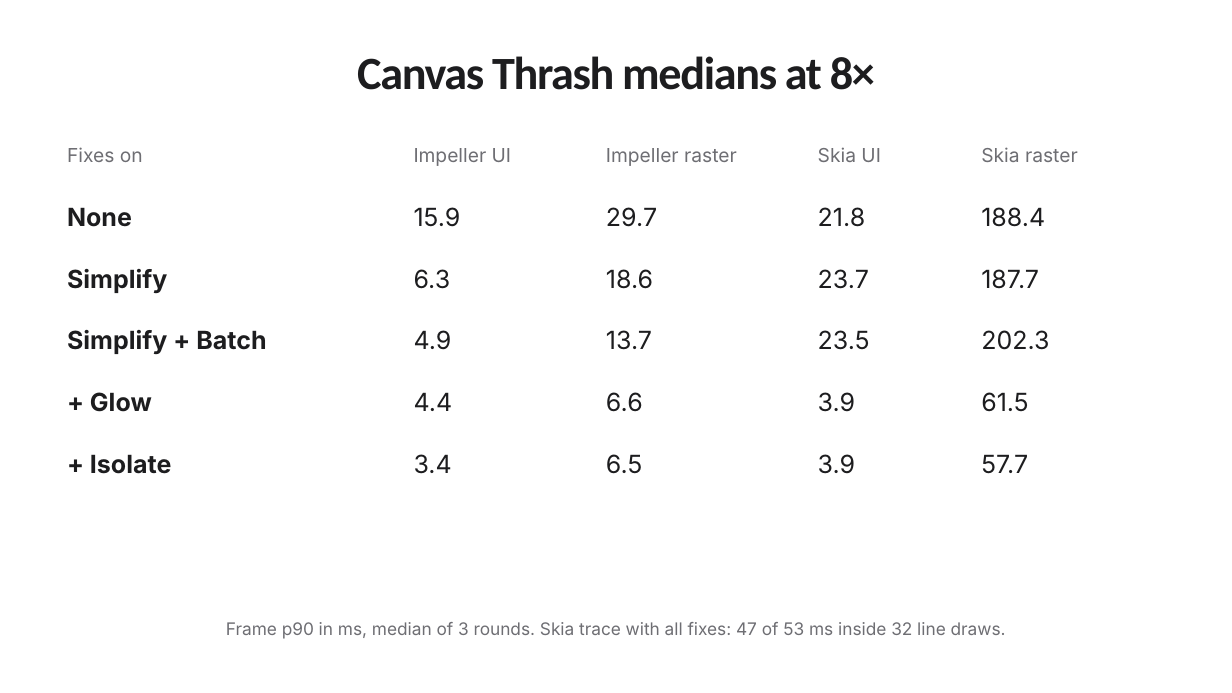
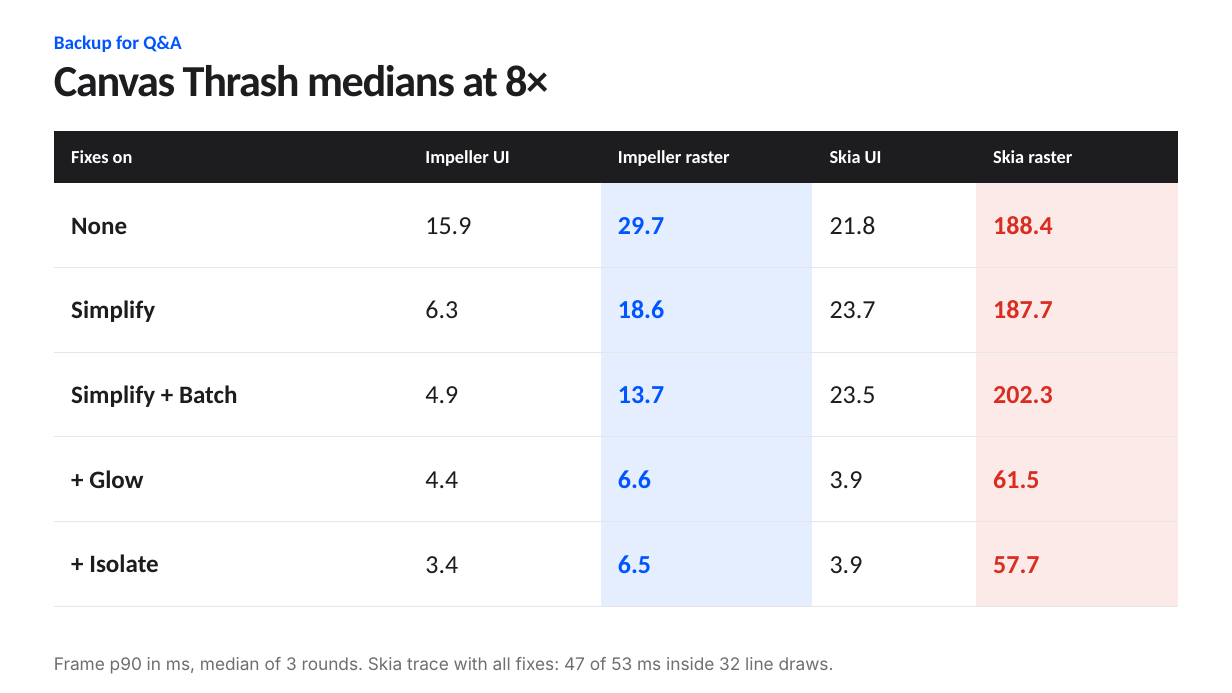
Before and after one commit to cm-collins/fluttercon-demo-app, a slide deck: slide 34 of docs/talk/slides/beyond-skia.pptx (slide 50 before the commit). Drawn at 1232x693 pixels with LibreOffice and Linux fonts; fonts in the diff are those of the drawing; background and template pictures are left out. Boxes give left, top, right and bottom in pixels: in the first picture for what was removed or moved away, otherwise in the second. Text is boxed around its words. In the diff, an @@ line names an element or a change of style, - is before the commit and + after.

```diff
--- a/docs/talk/slides/beyond-skia.pptx
+++ b/docs/talk/slides/beyond-skia.pptx
@@ title "Canvas Thrash medians at 8×": place and size @@
-title "Canvas Thrash medians at 8×" at <box>357,56,875,90</box>
+title "Canvas Thrash medians at 8×" at <box>54,65,548,97</box>
@@ title "Canvas Thrash medians at 8×" at <box>54,65,548,97</box>: size 36 to 34.5 pt, letter spacing -1.1 to -1 pt; alignment centre to left; line spacing 1.02 to 0.96 @@
@@ text added at <box>54,35,181,52</box>, 15 pt, text #0055FF, bold @@
+Backup for Q&A
@@ table at <box>54,131,1177,607</box> @@
@@ fill none to #1D1D1F in row 1 @@
@@ fill none to #E6EEFF in 5 cells @@
@@ fill none to #FCEAE8 in 5 cells @@
@@ size 15 to 14.2 pt, text colour #6E6E73 to #FFFFFF in "Fixes on", "Impeller UI", "Impeller raster", "Skia UI" and 1 more places @@
@@ font Inter to Calibri @@
@@ bold on in "Fixes on", "Impeller UI", "Impeller raster", "Skia UI" and 11 more places @@
@@ size 19.5 to 20.2 pt in "15.9", "29.7", "21.8", "188.4" and 16 more places @@
@@ text colour #1D1D1F to #0055FF in "29.7", "18.6", "13.7", "6.6" and 1 more places @@
@@ text colour #1D1D1F to #D92D20 in "188.4", "187.7", "202.3", "61.5" and 1 more places @@
@@ line spacing 1 to 0.96 @@
@@ borders changed @@
@@ table: place and size @@
-table at <box>57,125,1174,494</box>
+table at <box>54,131,1177,607</box>
@@ text "Frame p90 in ms, median ...": place and size @@
-text "Frame p90 in ms, median ..." at <box>226,622,1006,639</box>
+text "Frame p90 in ms, median ..." at <box>54,657,834,674</box>
@@ text "Frame p90 in ms, median ..." at <box>54,657,834,674</box>: alignment centre to left; line spacing 1.1 to 1; vertical alignment top to middle @@
```
Also in this commit, not shown: 14 other slides changed, 19 slides added, 35 slides removed, 51 other files.
